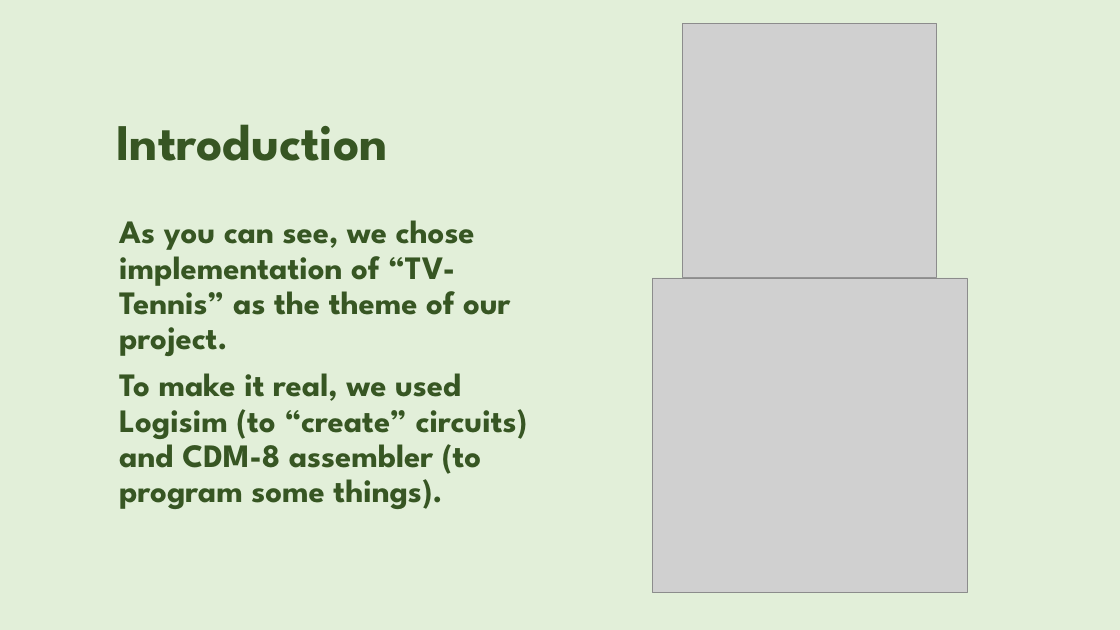
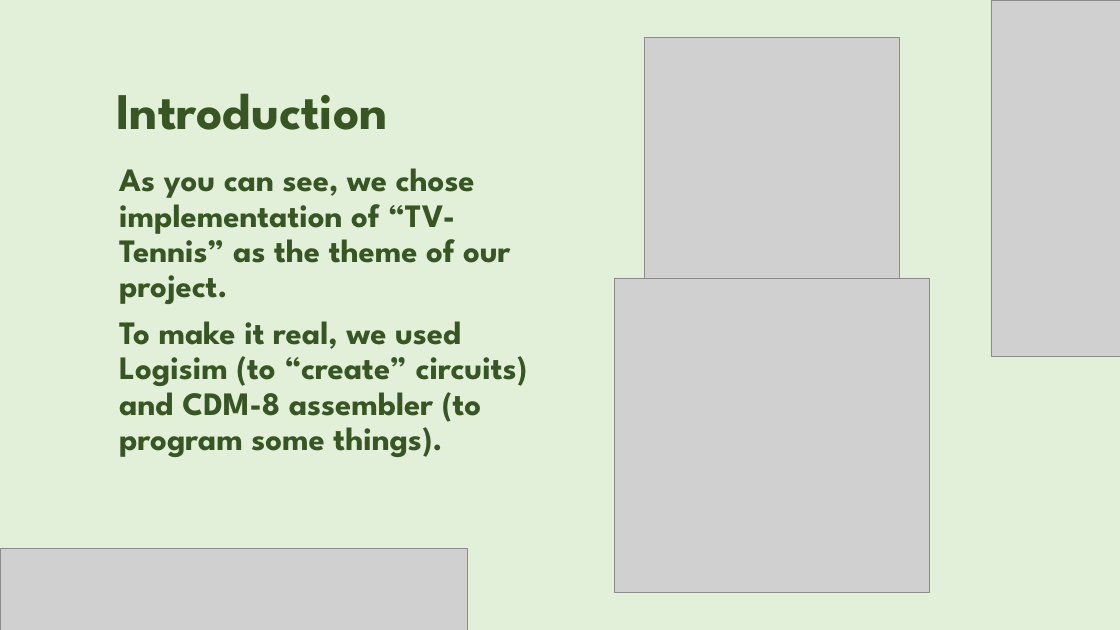
Before and after one commit to AsphodelRem/tv-tennis, a slide deck: slide 2 of presentation.pptx. Drawn at 1120x630 pixels with LibreOffice and Linux fonts; fonts in the diff are those of the drawing; grey boxes stand for pictures; background and template pictures are left out. Boxes give left, top, right and bottom in pixels: in the first picture for what was removed or moved away, otherwise in the second. Text is boxed around its words. In the diff, an @@ line names an element or a change of style, - is before the commit and + after.

```diff
--- a/presentation.pptx
+++ b/presentation.pptx
@@ picture added at <box>991,0,1120,356</box> @@
@@ picture: place and size @@
-picture at <box>682,24,937,278</box>
+picture at <box>644,37,899,292</box>
@@ title "Introduction": place and size @@
-title "Introduction" at <box>116,124,387,161</box>
+title "Introduction" at <box>116,93,387,130</box>
@@ text "As you can see, we ...": place and size @@
-text "As you can see, we ..." at <box>119,220,528,509</box>
+text "As you can see, we ..." at <box>119,168,528,457</box>
@@ picture: place and size @@
-picture at <box>652,278,967,593</box>
+picture at <box>614,278,929,593</box>
@@ picture added at <box>0,548,467,630</box> @@
```
Also in this commit, not shown: 6 other slides changed, 7 slides added, 4 slides removed.
